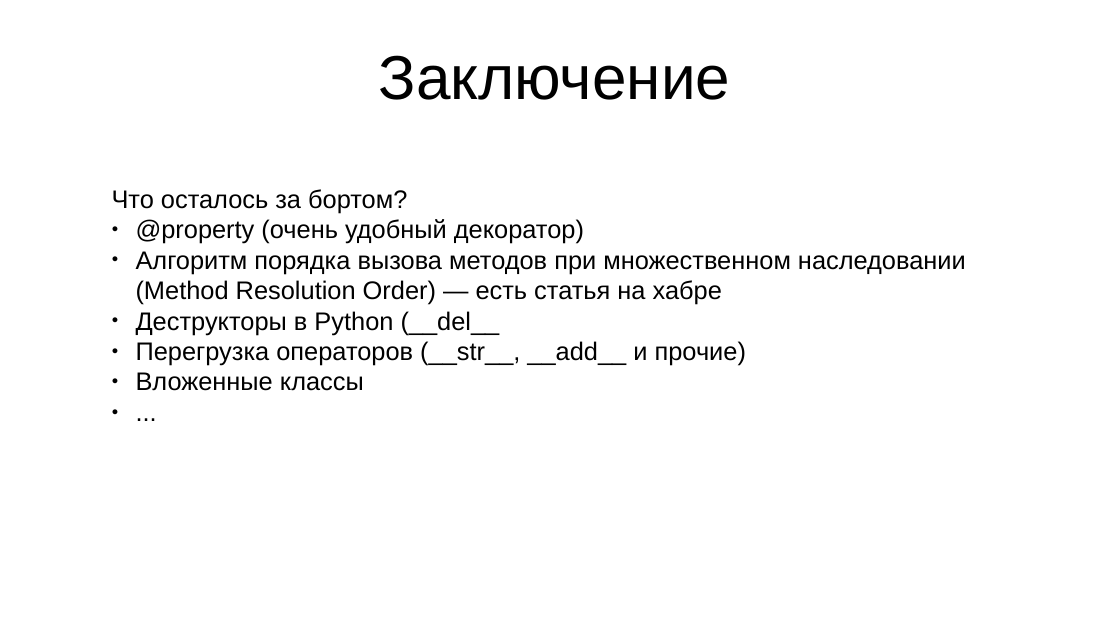
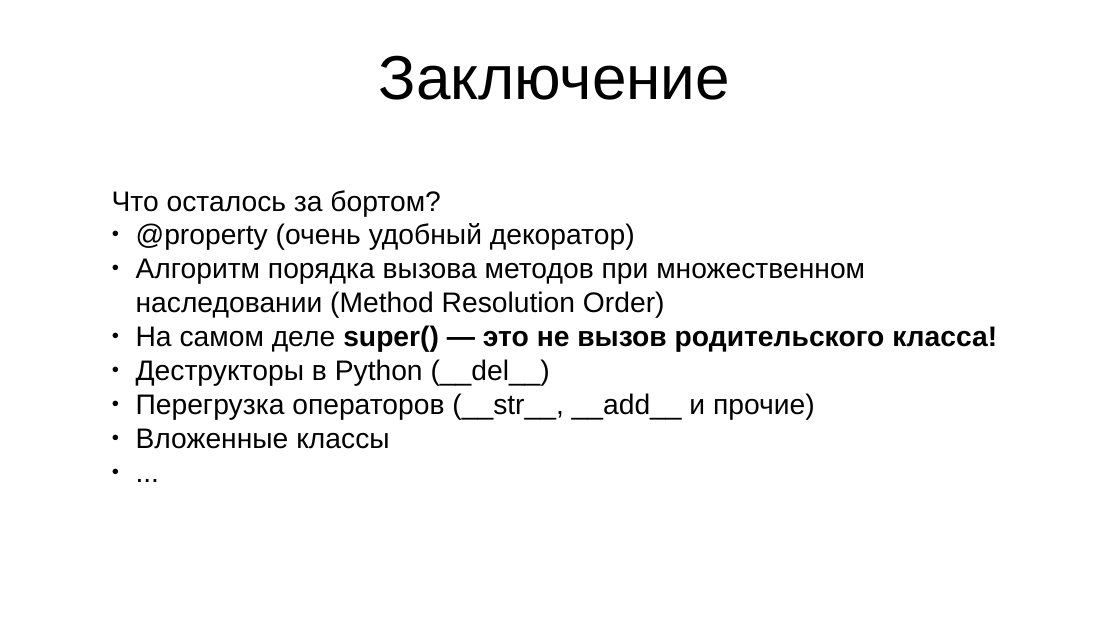
Before and after one commit to Krab1o/UnivAssignments, a slide deck: slide 15 of sem 7/Script PL/report/OOP Python.pptx. Drawn at 1120x630 pixels with LibreOffice and Linux fonts; fonts in the diff are those of the drawing. Boxes give left, top, right and bottom in pixels: in the first picture for what was removed or moved away, otherwise in the second. Text is boxed around its words. In the diff, an @@ line names an element or a change of style, - is before the commit and + after.

```diff
--- a/sem 7/Script PL/report/OOP Python.pptx
+++ b/sem 7/Script PL/report/OOP Python.pptx
@@ text at [112,190,815,449]: size 18 to 20 pt in "Что осталось за бортом?", "@property (очень удобный декоратор)", "Перегрузка операторов (__str__, __add__ и прочие)", "Вложенные классы" and 1 more places @@
@@ text at [136,258,997,386]: text changed; size 18 to 20 pt @@
-● Алгоритм порядка вызова методов при множественном наследовании (Method Resolution Order) — есть статья на хабре
-● Деструкторы в Python (__del__
+● Алгоритм порядка вызова методов при множественном наследовании (Method Resolution Order)
+● На самом деле super() — это не вызов родительского класса!
+● Деструкторы в Python (__del__)
```
Also in this commit, not shown: 34 other files.
